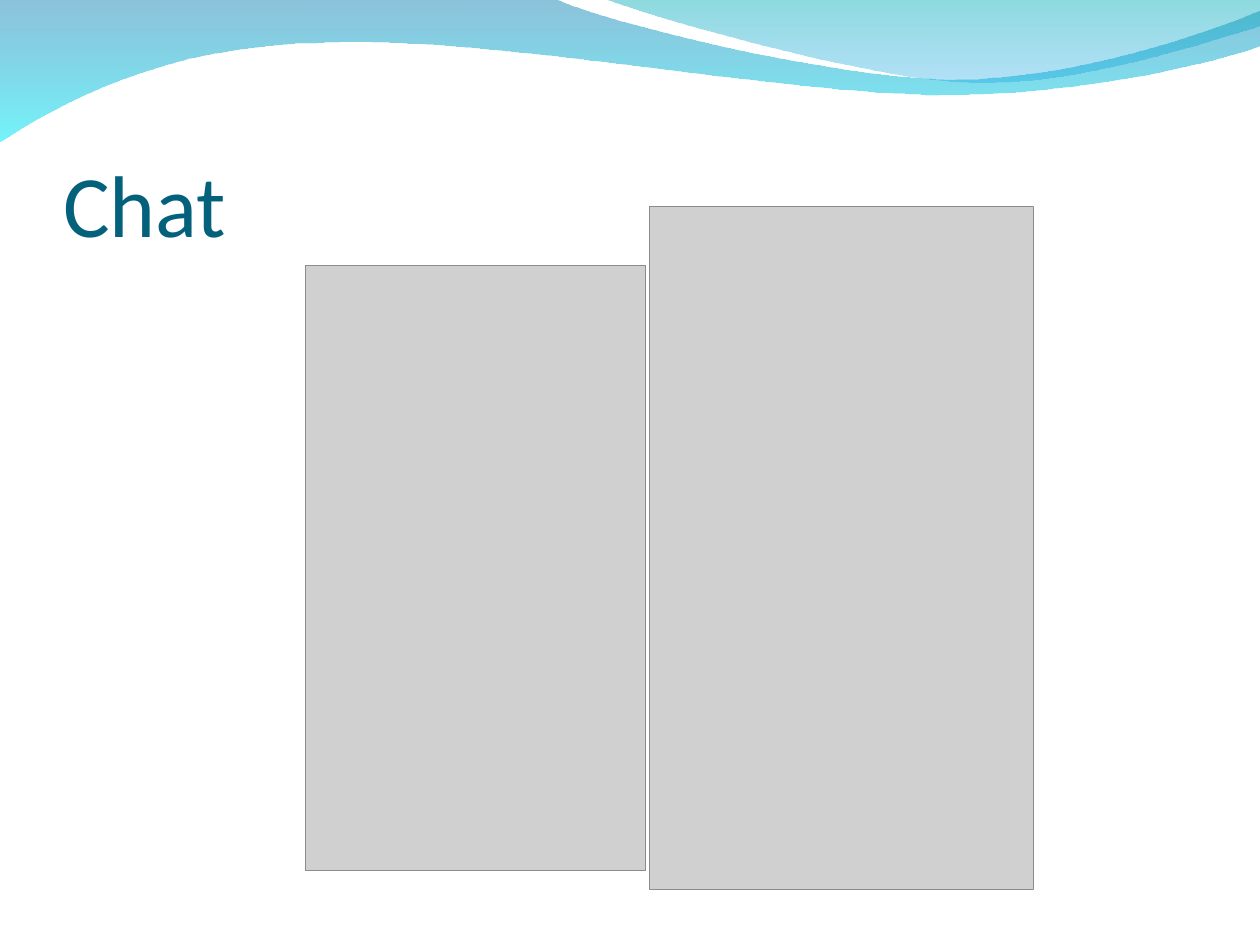
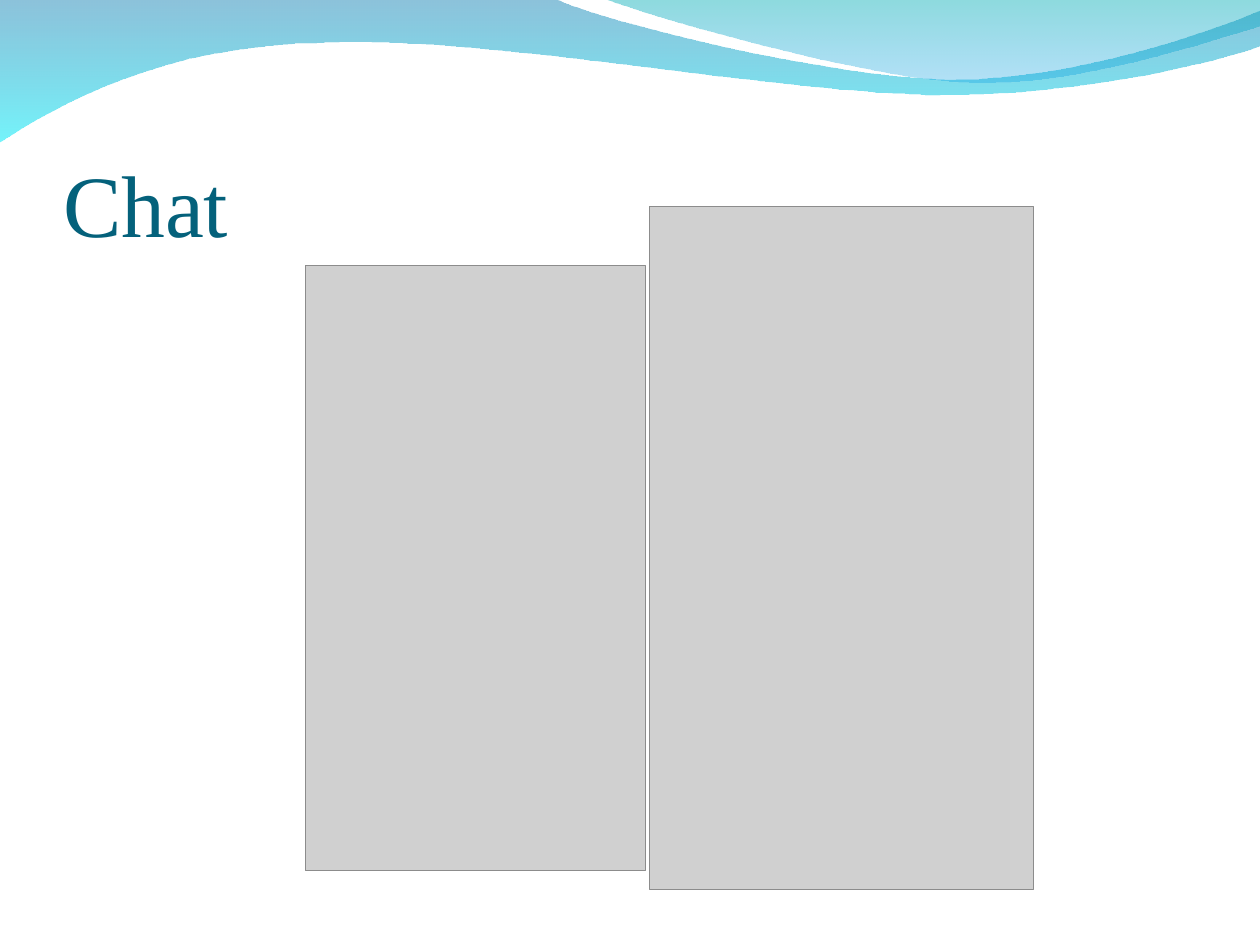
Before and after one commit to peter279k/regular_meeting, a slide deck: slide 16 of mDNS.ppt. Drawn at 1260x945 pixels with LibreOffice and Linux fonts; fonts in the diff are those of the drawing; grey boxes stand for pictures; background and template pictures are left out. Boxes give left, top, right and bottom in pixels: in the first picture for what was removed or moved away, otherwise in the second. Text is boxed around its words. In the diff, an @@ line names an element or a change of style, - is before the commit and + after.

```diff
--- a/mDNS.ppt
+++ b/mDNS.ppt
@@ title "Chat" at [63, 176, 228, 238]: font Calibri to Times New Roman @@
```
Also in this commit, not shown: 5 other slides changed, 4 slides added, 1 slide removed.
